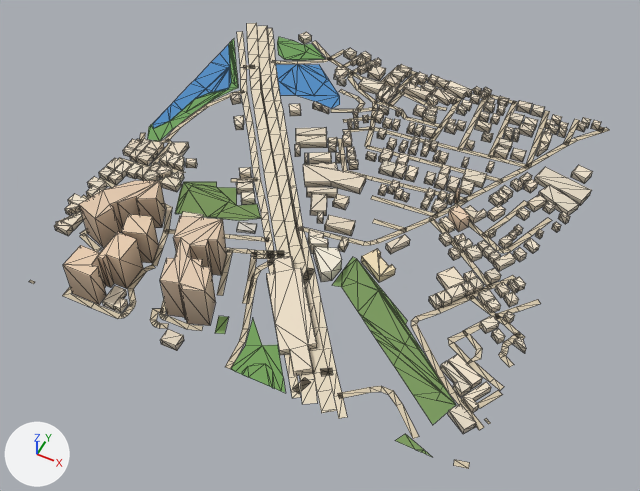
Two versions of the glTF model public/assets/bengaluru-region-v1/tiles/t20_3-l1.glb, one commit apart.
One viewpoint serves both versions: a 50 mm lens placed at (10550.0, 1116.0, 703.0), pointed at (10261.0, 1696.0, -21.0). Arrows for +X, +Y and +Z are at lower left; the lights stay in place. The first picture is the older version. Mesh edges are drawn as thin lines. Vertices at exactly the same position are counted once.

Objects in the first picture: 'building', 'ground', 'water'.
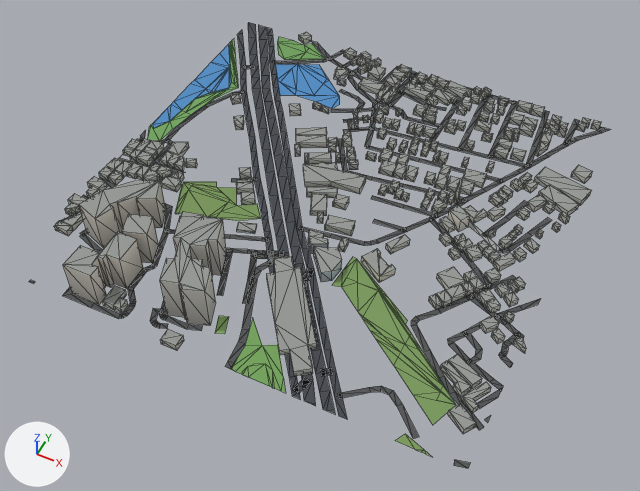
Patch to the scene script:
```diff
--- a/public/assets/bengaluru-region-v1/tiles/t20_3-l1.glb.py
+++ b/public/assets/bengaluru-region-v1/tiles/t20_3-l1.glb.py
@@ me_building @@
 # used by ob_building; location = (10000.0, 1500.0, 0.0)
-me_building.from_pydata(...)  # 2176 vertices, 2763 faces; spans x -6.0..507.0, y -5.0..507.0, z 0.0..54.0
+me_building.from_pydata(...)  # 2176 vertices, 3348 faces; spans x -6.0..507.0, y -5.0..507.0, z 0.0..54.0
+# me_building part 1: 2763 kept faces spanning x -6.0..507.0, y -5.0..507.0, z 0.0..54.0 get new vertex colours; the middle colour goes from pale yellow #d9ccb8 to light grey #c3c5bd
+# edits to the shape of me_building do not show in these pictures
 me_building.materials.append(mat_building)
@@ me_ground @@
 # used by ob_ground; location = (10000.0, 1500.0, 0.0)
-me_ground.from_pydata(...)  # 1056 vertices, 904 faces; spans x -3.0..503.0, y -4.0..504.0, z 1.0
+me_ground.from_pydata(...)  # 1083 vertices, 925 faces; spans x 0.0..500.0, y 0.0..500.0, z 1.0
+# me_ground part 2: the loose piece of 40 vertices spanning x -2.0..340.0, y 18.0..504.0, z 1.0 is rebuilt with 41 vertices and now spans x 0.0..339.0, y 19.0..500.0, z 1.0
+# me_ground part 3: the loose piece of 12 vertices spanning x 14.0..111.0, y 359.0..504.0, z 1.0 is rebuilt with 12 vertices and now spans x 14.0..110.0, y 360.0..500.0, z 1.0
+# me_ground part 4: the loose piece of 4 vertices spanning x 329.0..354.0, y -4.0..26.0, z 1.0 is rebuilt with 6 vertices and now spans x 330.0..354.0, y 0.0..25.0, z 1.0
+# me_ground part 5: the loose piece of 4 vertices spanning x 327.0..338.0, y -2.0..8.0, z 1.0 is rebuilt with 4 vertices and now spans x 328.0..338.0, y 0.0..8.0, z 1.0
+# me_ground part 6: a new loose piece of 34 vertices spanning x 101.0..374.0, y 0.0..366.0, z 1.0, in mat_ground
+# me_ground part 7
+# 100 vertices are removed from x -3.0..503.0, y -4.0..503.0, z 1.0
+# 136 faces are deleted
+# 4 vertices in x 158.0..452.0, y 27.0..499.0, z 1.0 move by (0.0, 1.0, 0.0)
+# 4 vertices in x 60.0..501.0, y 65.0..490.0, z 1.0 move by (-1.0, 1.0, 0.0)
+# 3 vertices in x 99.0..501.0, y 3.0..371.0, z 1.0 move by (-1.0, 0.0, 0.0)
+# 3 vertices in x 242.0..499.0, y 9.0..378.0, z 1.0 move by (1.0, 0.0, 0.0)
+# 3 vertices in x 65.0..249.0, y 71.0..499.0, z 1.0 move by (1.0, -1.0, 0.0)
+# 3 vertices in x 40.0..189.0, y 26.0..501.0, z 1.0 move by (-1.0, -1.0, 0.0)
+# 22 vertices move from x -2.0..499.0, y -2.0..502.0, z 1.0 to x 0.0..500.0, y 0.0..500.0, z 1.0
+# 90 vertices are added at x 0.0..500.0, y 0.0..500.0, z 1.0
+# 122 new faces join them
+# me_ground part 8: 546 kept faces spanning x 0.0..500.0, y 0.0..500.0, z 1.0 get new vertex colours; the middle colour goes from beige #d7c9ae to dark grey #535556
 me_ground.materials.append(mat_ground)
```

Where the change shows, as pixel boxes [x1, y1, x2, y2] in the pictures (640 x 491 px; the box of a moved part takes in the faces that stretch with it):
'ground', reshaped
    before: [29, 23, 609, 469]
    after: [29, 22, 610, 468]
part 1 of me_building, recoloured
    both: [54, 32, 601, 433]
part 2 of me_ground, rebuilt
    before: [247, 23, 314, 380]
    after: [248, 22, 313, 380]
part 3 of me_ground, rebuilt (17% narrower)
    before: [257, 26, 274, 102]
    after: [258, 25, 272, 102]
part 4 of me_ground, rebuilt (17% narrower, 8% taller)
    before: [300, 379, 317, 404]
    after: [302, 379, 316, 406]
part 5 of me_ground, rebuilt (9% narrower, 25% taller)
    before: [291, 391, 301, 398]
    after: [292, 391, 301, 400]
part 6 of me_ground, added
    after: [264, 101, 335, 414]
part 7 of me_ground, moved or reshaped
    before: [56, 28, 609, 469]
    after: [80, 28, 610, 468]
part 8 of me_ground, recoloured
    both: [29, 50, 609, 468]
